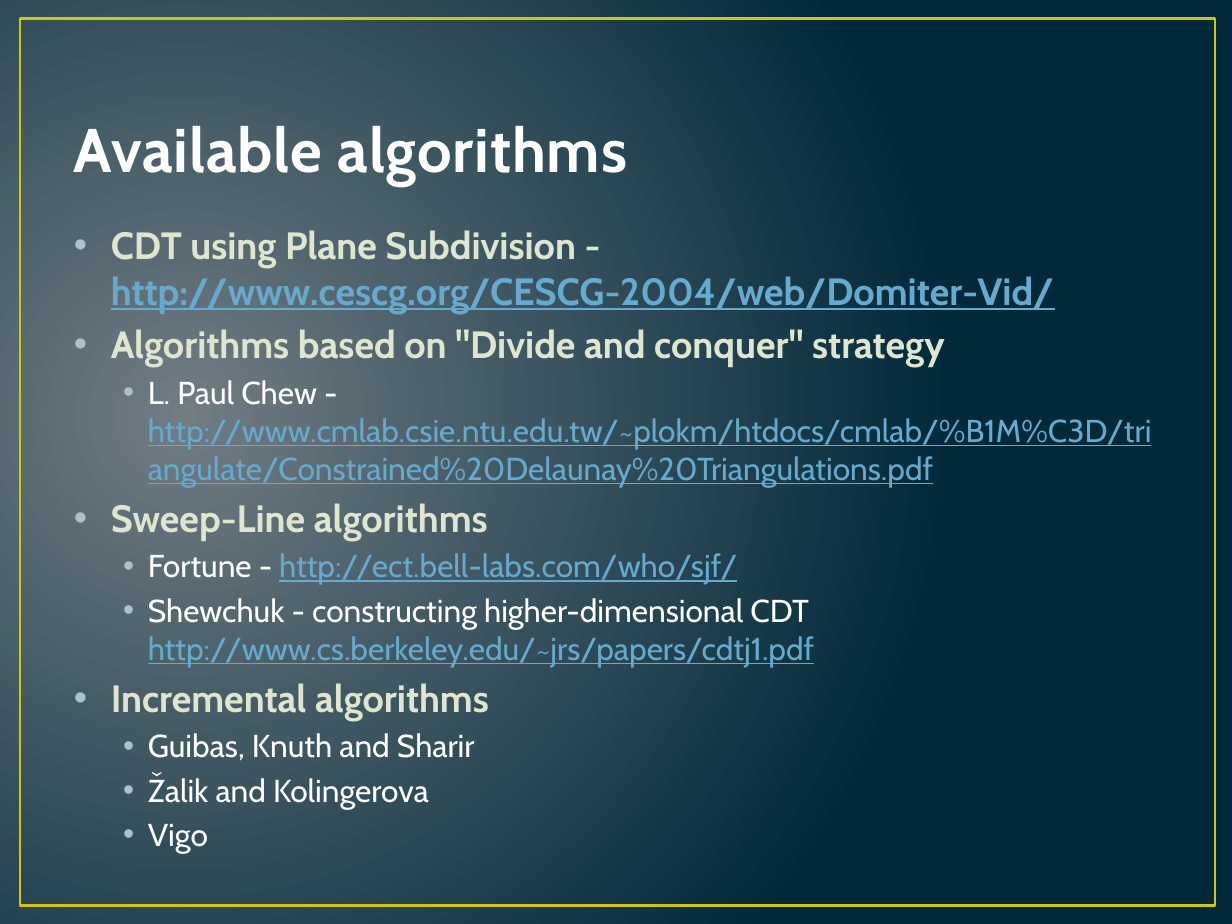
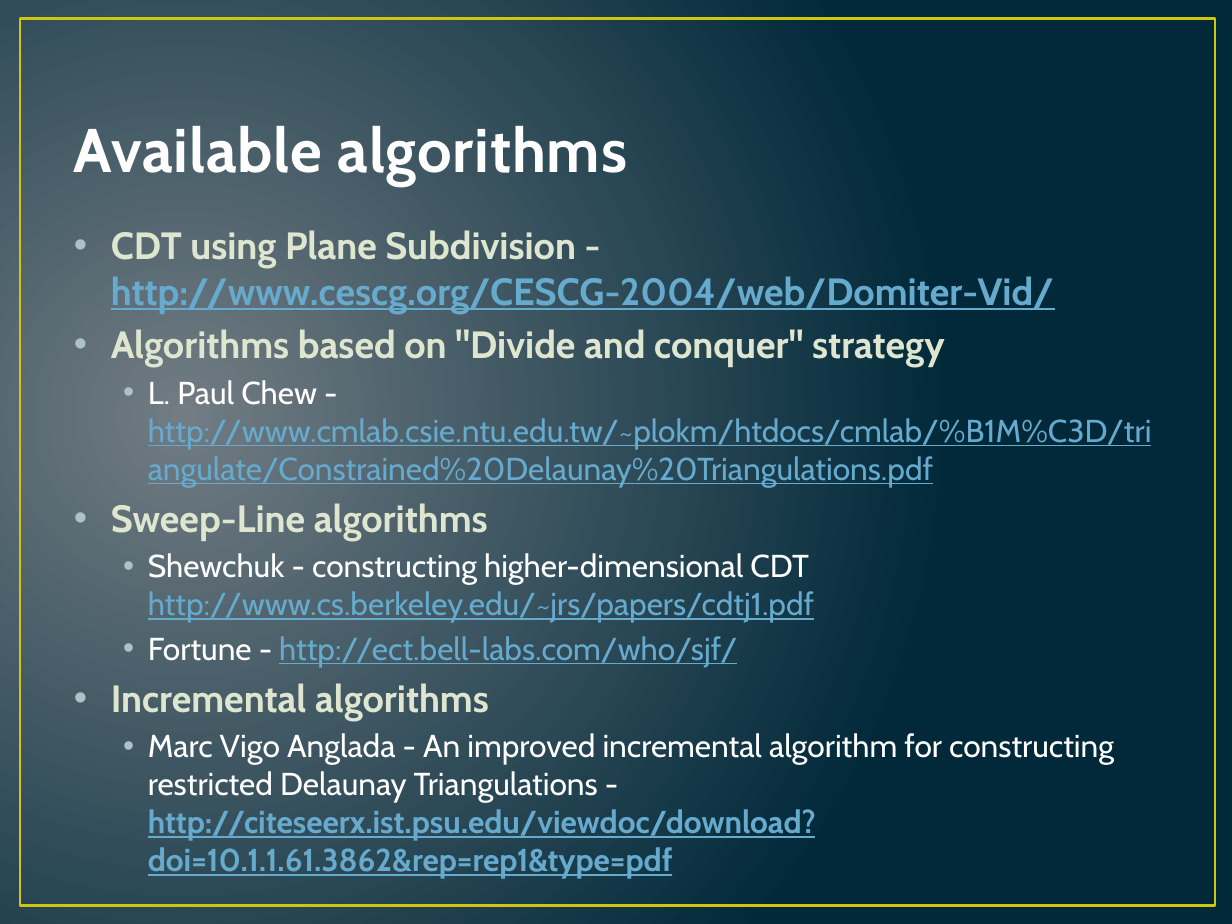
Before and after one commit to hugebdu/jdt-refactored, a slide deck: slide 22 of extra/CDT.pptx. Drawn at 1232x924 pixels with LibreOffice and Linux fonts; fonts in the diff are those of the drawing. Boxes give left, top, right and bottom in pixels: in the first picture for what was removed or moved away, otherwise in the second. Text is boxed around its words. In the diff, an @@ line names an element or a change of style, - is before the commit and + after.

Commit message:
Update presentation

```diff
--- a/extra/CDT.pptx
+++ b/extra/CDT.pptx
@@ text at (148, 553, 814, 622): paragraph added @@
+  • Shewchuk - constructing higher-dimensional CDT http://www.cs.berkeley.edu/~jrs/papers/cdtj1.pdf
@@ text at (148, 598, 814, 667): paragraph removed @@
-  • Shewchuk - constructing higher-dimensional CDT http://www.cs.berkeley.edu/~jrs/papers/cdtj1.pdf
@@ text at (148, 733, 1114, 878): text changed @@
-  • Guibas, Knuth and Sharir
-  • Žalik and Kolingerova
-  • Vigo
+  • Marc Vigo Anglada - An improved incremental algorithm for constructing restricted Delaunay Triangulations - http://citeseerx.ist.psu.edu/viewdoc/download?doi=10.1.1.61.3862&rep=rep1&type=pdf
```
Also in this commit, not shown: 1 other slide changed.
